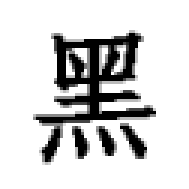
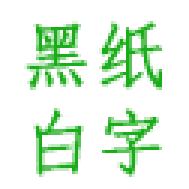
Layer changes from the first 189px x 189px image to the second:
renamed "黑" to "黑纸 白字", painted on it over [24, 21, 162, 177]
